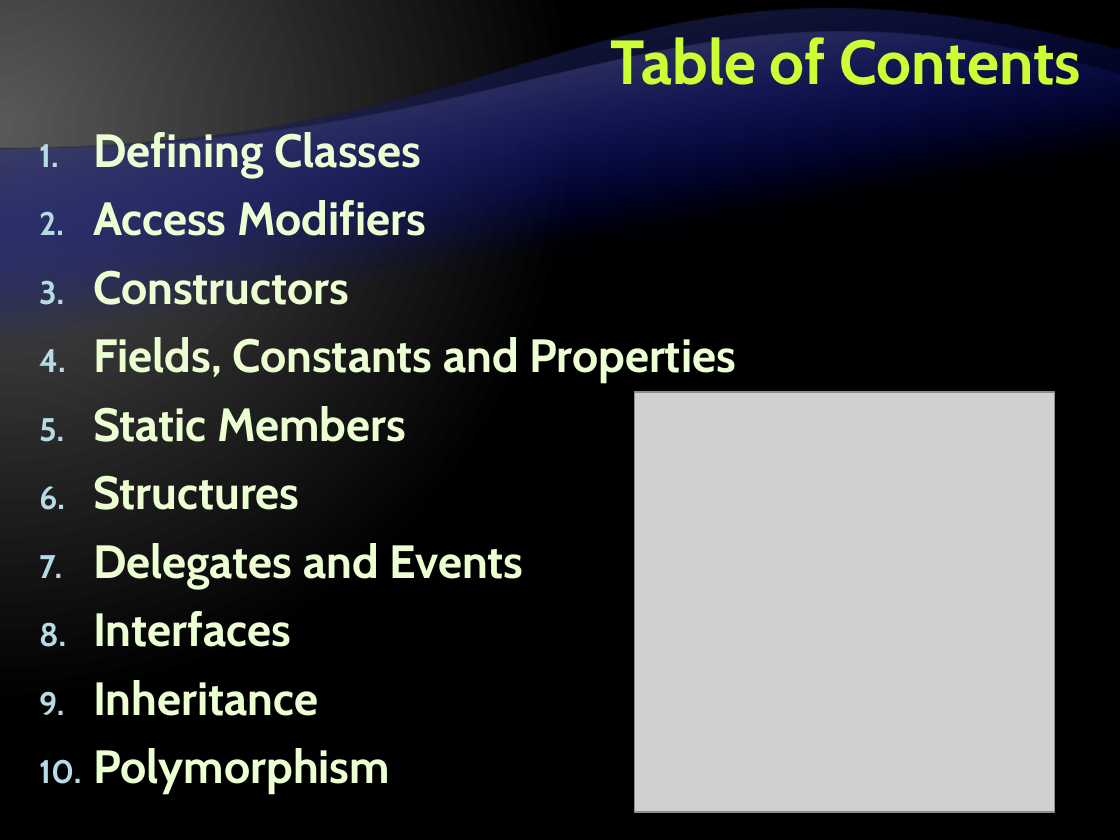
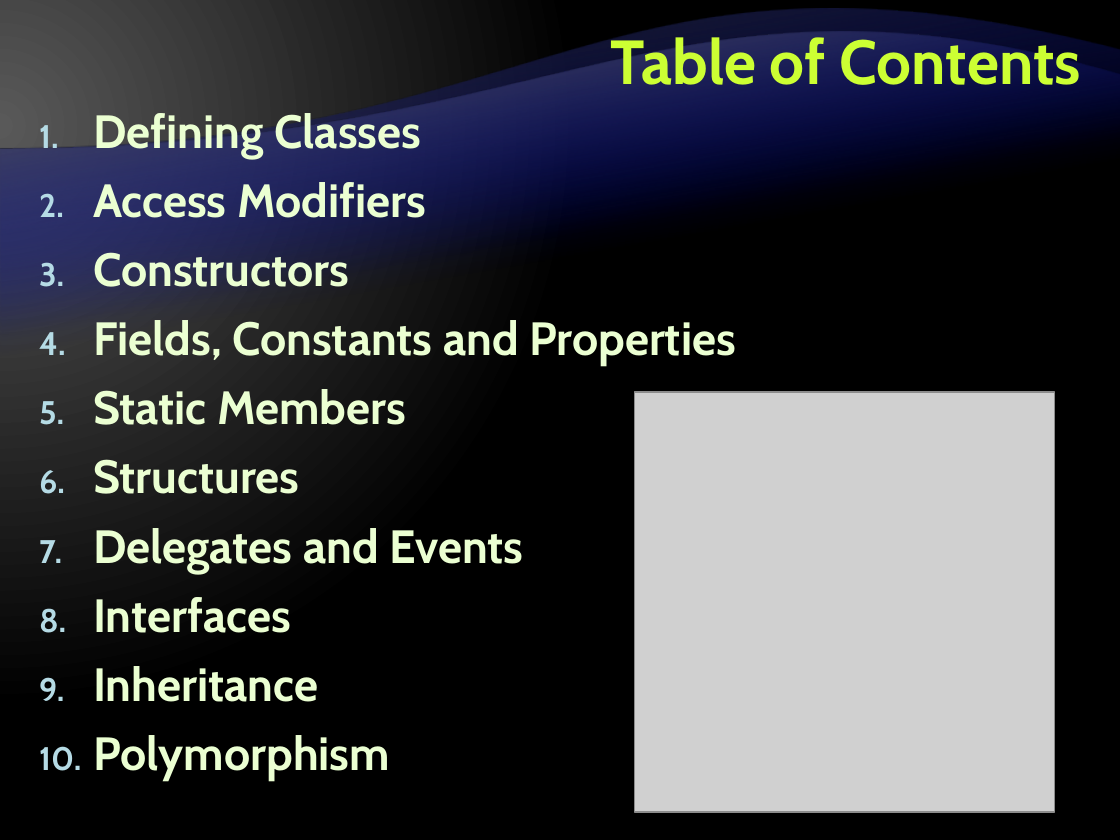
Before and after one commit to Graveheart/aspnetcourse, a slide deck: slide 2 of 2010/lectures/4. Object-Oriented Programming with CSharp.pptx. Drawn at 1120x840 pixels with LibreOffice and Linux fonts; fonts in the diff are those of the drawing; grey boxes stand for pictures; background and template pictures are left out. Boxes give left, top, right and bottom in pixels: in the first picture for what was removed or moved away, otherwise in the second. Text is boxed around its words. In the diff, an @@ line names an element or a change of style, - is before the commit and + after.

```diff
--- a/2010/lectures/4. Object-Oriented Programming with CSharp.pptx
+++ b/2010/lectures/4. Object-Oriented Programming with CSharp.pptx
@@ text "Defining Classes" moved from (x1=93, y1=127, x2=736, y2=795) to (x1=93, y1=108, x2=736, y2=781) @@
@@ text "Defining Classes" at (x1=93, y1=108, x2=736, y2=781): line spacing 32pt to 0.9 @@
```
Also in this commit, not shown: 14 other slides changed.
